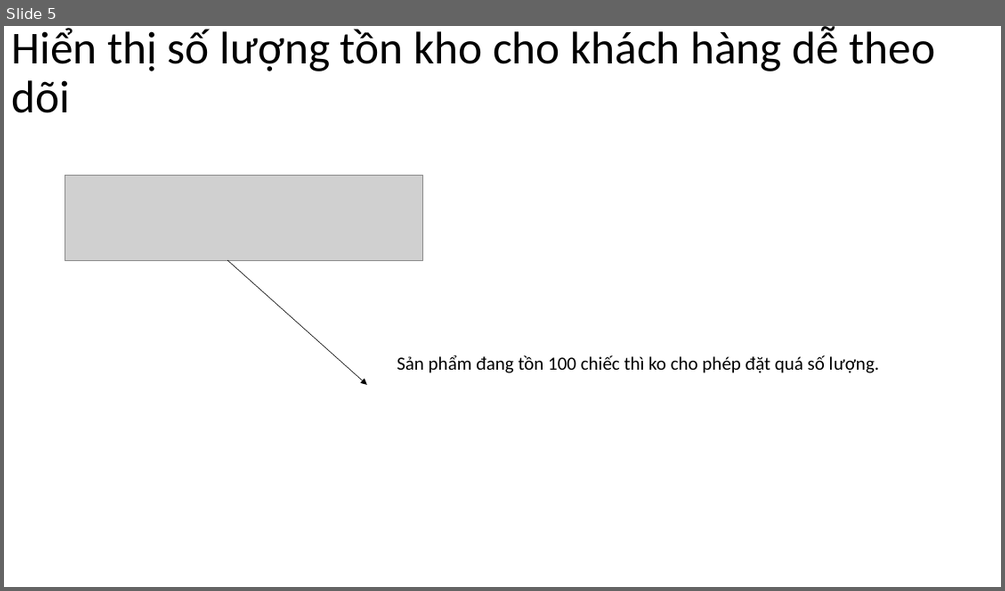
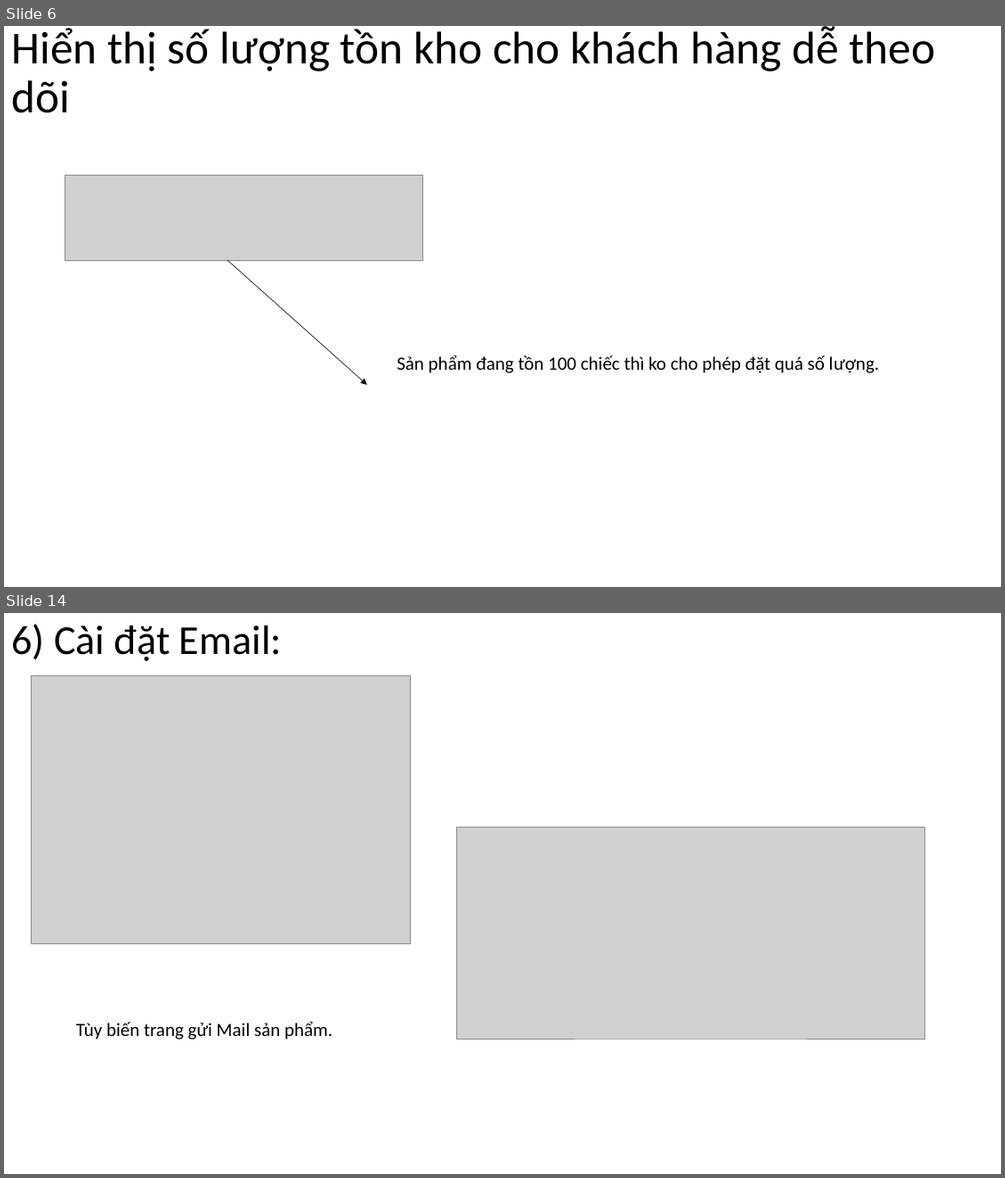
Before and after one commit to DangVanDoan05/WordPress, a slide deck: Woocommerce Toàn Tập A - Z.pptx. Shown one above the other, each under a label of ours: slide 5 before the commit, slides 6 and 14 after it; the slides between them are not shown. The pictures are 1005x591 and 1005x1178 pixels, drawn with LibreOffice and Linux fonts; fonts in the diff are those of the drawing; grey boxes stand for pictures. Boxes give left, top, right and bottom in pixels: in the first picture for what was removed or moved away, otherwise in the second. Text is boxed around its words. In the diff, an @@ line names an element or a change of style, - is before the commit and + after.

```diff
--- a/Woocommerce Toàn Tập A - Z.pptx
+++ b/Woocommerce Toàn Tập A - Z.pptx
@@ slide 14 added at (x1=4, y1=613, x2=1001, y2=1174), background #FFFFFF @@
@@ title added at (x1=11, y1=624, x2=282, y2=661), 39.6 pt, text #000000 @@
+6) Cài đặt Email:
@@ picture added at (x1=31, y1=676, x2=410, y2=944) @@
@@ picture added at (x1=456, y1=827, x2=924, y2=1038) @@
@@ text added at (x1=76, y1=1021, x2=332, y2=1039), 18 pt, text #000000 @@
+Tùy biến trang gửi Mail sản phẩm.
@@ what was slide 5 is now slide 6 @@
```
Also in this commit, not shown: 2 slides changed, 12 other slides added, 2 slides removed, 1 other file.
